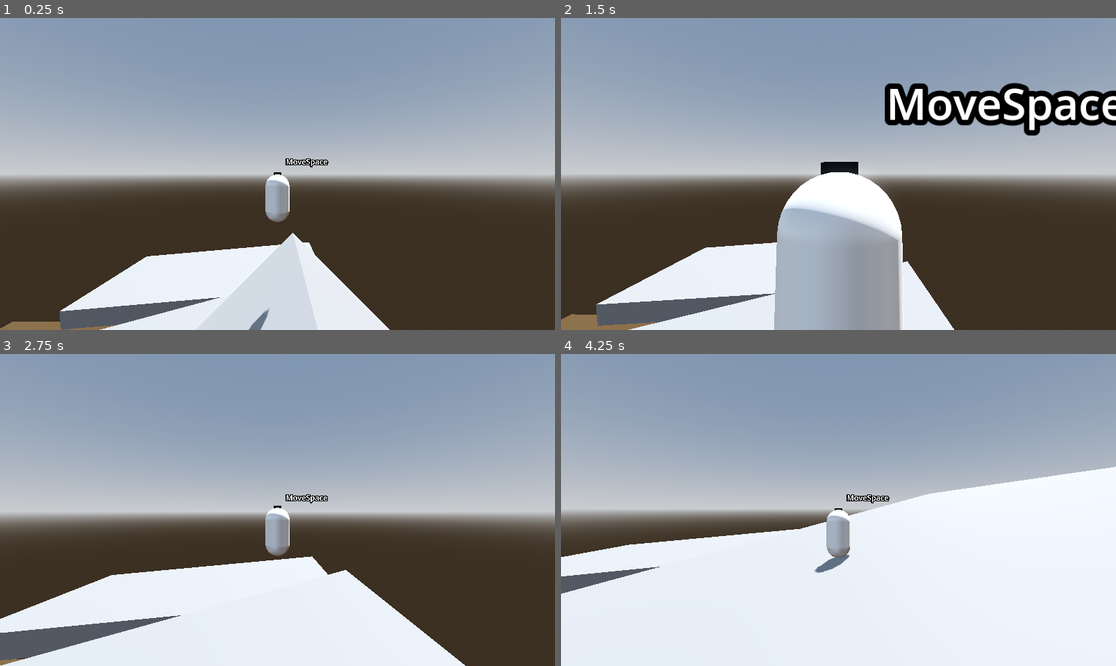
Above: before the commit, frames 1-4 (two rows, left to right).
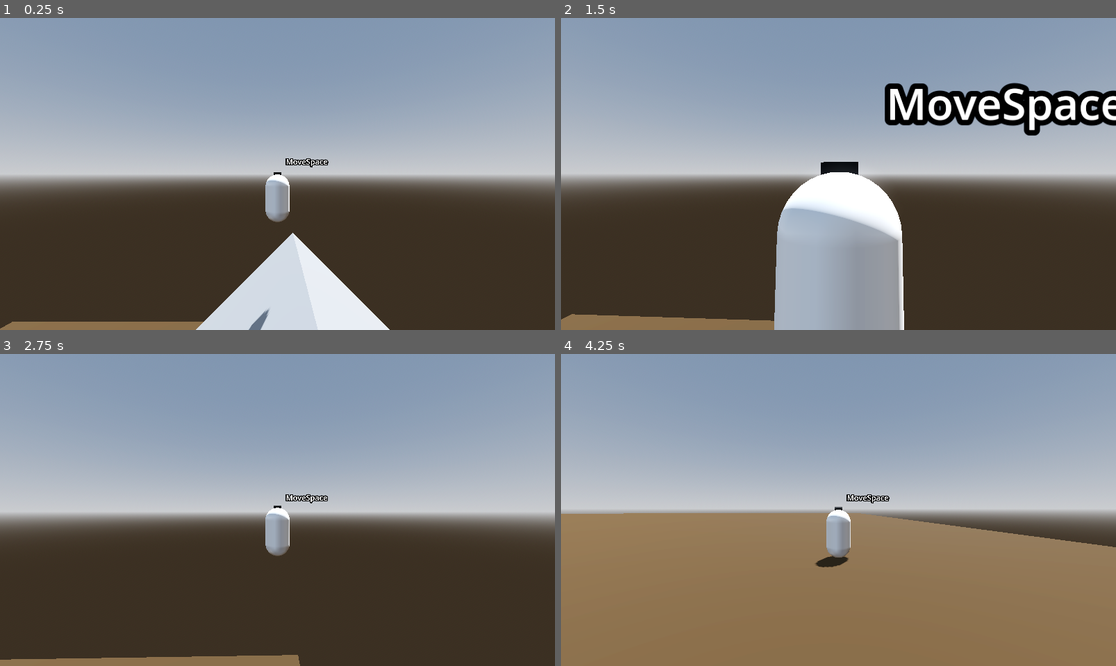
Above: after the commit, the same moments.

Repository: Gjosti/dev-sandbox
Game: Godot game, scene res://Levels/sandbox_level.tscn
Two runs of this game, one before a commit and one after it. Both use one fixed random seed, a clock stepped at 60 frames per second and the inputs below.
Inputs (mouse positions are in pixels of both pictures, inside the frame that each line leads up to):
- Up to frame 1 (0.25 s): no input
- Up to frame 2 (1.5 s): move the mouse to (866, 174) at 0.52 s; press the mouse at (866, 174) at 0.53 s; hold W (move_forward) from 0.53 s (still down); tap Space (jump) at 0.77 s; move the mouse to (810, 174) at 1.27 s; release the mouse at (810, 174) at 1.28 s; tap Ctrl (crouch) at 1.35 s
- Up to frame 3 (2.75 s): keep holding W (move_forward); tap Space (jump) at 1.52 s; move the mouse to (288, 503) at 2.02 s; hold Shift (dash) from 2.03 s (still down)
- Up to frame 4 (4.25 s): keep holding W (move_forward); move the mouse to (832, 516) at 2.77 s; release Shift (dash) at 2.78 s; tap Mouse wheel down (scroll_backward) at 2.85 s; click (832, 516) at 2.92 s; tap Space (jump) at 3.02, 3.77 s; move the mouse to (877, 513) at 3.52 s; hold Mouse wheel up (scroll_forward) from 3.53 s (still down)

The runs differ from the first frame. In frame 1, 6.3% of the frame differs, in the area x 10-57%, y 71-100%; in frame 2, 7.8%; in frame 3, 21%; in frame 4, 52%, in the area x 0-100%, y 36-100%.

Commit message:
slides for testing

Diff:
--- a/Levels/sandbox_level.tscn
+++ b/Levels/sandbox_level.tscn
@@ -162,19 +162,19 @@
 mesh = SubResource("PrismMesh_qag8g")
 
 [node name="CSGBox3D" type="CSGBox3D" parent="ObstacleCourse"]
-transform = Transform3D(0.69906455, 0.71505857, 0, -0.71505857, 0.69906455, 0, 0, 0, 1, 42.20629, 53.944805, 66.75157)
+transform = Transform3D(0.69906455, 0.71505857, 0, -0.71505857, 0.69906455, 0, 0, 0, 1, 42.20629, 53.944805, 45.356552)
 use_collision = true
-size = Vector3(6.78, 100, 50)
+size = Vector3(6.78, 100, 10)
 
 [node name="CSGBox3D2" type="CSGBox3D" parent="ObstacleCourse"]
-transform = Transform3D(0.25881907, 0.9659258, 0, -0.9659258, 0.25881907, 0, 0, 0, 1, 42.20629, 53.944805, -4.205246)
+transform = Transform3D(0.25881907, 0.9659258, 0, -0.9659258, 0.25881907, 0, 0, 0, 1, 42.20629, 53.944805, 24.656487)
 use_collision = true
-size = Vector3(6.78, 100, 50)
+size = Vector3(6.78, 100, 10)
 
 [node name="CSGBox3D3" type="CSGBox3D" parent="ObstacleCourse"]
-transform = Transform3D(-0.08715576, -0.9961946, 0, 0.9961946, -0.08715576, 0, 0, 0, 1, 42.20629, 53.944805, -57.57413)
+transform = Transform3D(-0.08715576, -0.9961946, 0, 0.9961946, -0.08715576, 0, 0, 0, 1, 42.20629, 53.944805, 14.747997)
 use_collision = true
-size = Vector3(6.78, 100, 50)
+size = Vector3(6.78, 100, 10)
 
 [connection signal="input_event" from="OutlinePlayground/MouseHoverOutlineBox/MeshInstance3D/StaticBody3D" to="OutlinePlayground/MouseHoverOutlineBox" method="_on_static_body_3d_input_event"]
 [connection signal="mouse_entered" from="OutlinePlayground/MouseHoverOutlineBox/MeshInstance3D/StaticBody3D" to="OutlinePlayground/MouseHoverOutlineBox" method="_on_static_body_3d_mouse_entered"]
